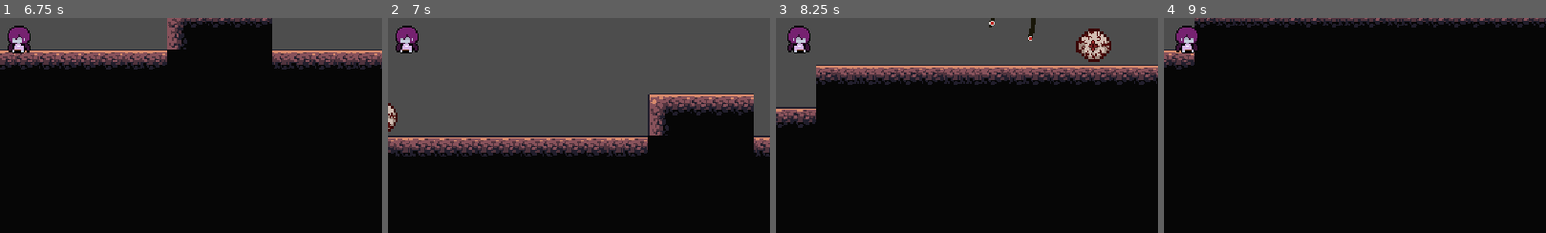
Above: before the commit, frames 1-4 (left to right).
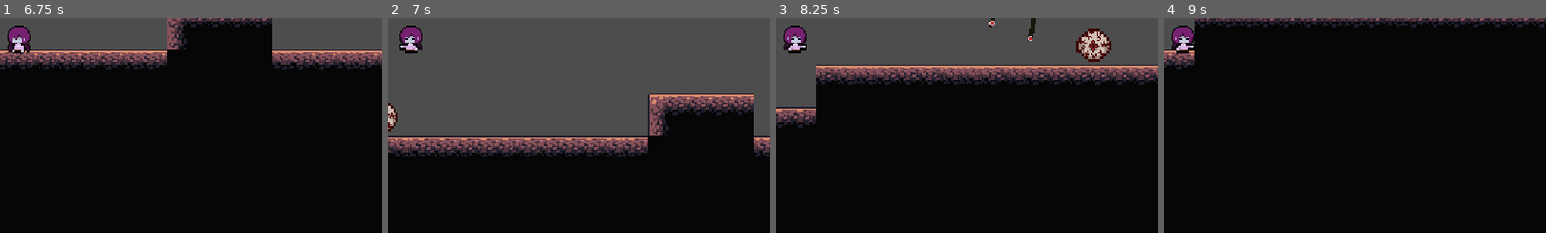
Above: after the commit, the same moments.

Repository: CindyNotaBot/IMGD1001
Game: Godot game, scene res://Scenes/splash_screen.tscn
The game is run twice, just before and just after one commit, with the same random seed, the same clock (stepped at 60 frames per second) and the same inputs. Sound files missing from this copy of the repository are replaced by a short silence.
Inputs (mouse positions are % of the whole screen's width and height, from its top left):
- Up to frame 1 (6.75 s): move the mouse to (72, 45) at 0.52 s; hold D (move right) 0.53-2.03 s; tap Q (attack, bound only after the commit) at 0.6, 1.55, 3.05, 3.6, 4.35 s; tap Space (jump) at 0.77, 0.8, 1.07, 1.35, 1.52, 1.82, 2.3, 3.02, 3.32, 3.77, 3.8, 4.07, 4.52, 4.82, 5.85 s; move the mouse to (30, 55) at 1.27 s; move the mouse to (60, 28) at 2.02 s; hold A (move left) 2.03-2.78 s; tap Shift (dash) at 2.1, 6.6 s; tap Enter at 2.75 s; move the mouse to (45, 70) at 2.77 s; hold D (move right) 2.78-4.28 s; click (45, 70) at 2.85 s; move the mouse to (80, 65) at 3.52 s; move the mouse to (20, 35) at 4.27 s; hold A (move left) 4.28-5 s; click "Start Game" at 5 s; move the mouse to (55, 50) at 5.77 s; hold D (move right) 5.78-6.53 s; move the mouse to (35, 25) at 6.52 s; hold A (move left) from 6.53 s (still down)
- Up to frame 2 (7 s): keep holding A (move left); tap Space (jump) at 6.77 s; tap Q (attack, bound only after the commit) at 6.8 s
- Up to frame 3 (8.25 s): tap Space (jump) at 7.07, 7.52, 7.55, 7.82 s; move the mouse to (72, 45) at 7.27 s; click (72, 45) at 7.35 s; move the mouse to (30, 55) at 8.02 s; release A (move left) at 8.03 s; hold D (move right) from 8.03 s (still down); tap Q (attack, bound only after the commit) at 8.1 s
- Up to frame 4 (9 s): keep holding D (move right); tap Space (jump) at 8.27, 8.57 s; move the mouse to (60, 28) at 8.77 s; tap Q (attack, bound only after the commit) at 8.85 s
The pictures show only the part of the screen within x 47-97%, y 50-100%; the shares and areas given below are measured in that part.

Frame 1 is identical in both runs. In frame 2, 0.5% of the frame differs, in the area x 2-9%, y 3-17%; in frame 3, 0.5%; in frame 4, 0.5%.
Error in both runs: Cannot call method 'play' on a null value. (res://Scenes/grapple_controller.gd:40)

Commit message:
added punching animation

Diff:
--- a/Scenes/dummy_character.tscn
+++ b/Scenes/dummy_character.tscn
@@ -3,7 +3,12 @@
 [ext_resource type="Texture2D" uid="uid://bgutgsqwfs0rx" path="res://Assets/character_sprite/idle1 (1).png" id="1_j5v4y"]
 [ext_resource type="Script" uid="uid://bpp0c41ihovmo" path="res://Scenes/original_character.gd" id="1_mhdur"]
 [ext_resource type="Texture2D" uid="uid://3woqy5jhhl7v" path="res://Assets/character_sprite/idle2.png" id="2_mhdur"]
+[ext_resource type="Texture2D" uid="uid://bfi72ureq62b4" path="res://Assets/character_sprite/punchattack.png" id="4_36xl2"]
 [ext_resource type="Script" uid="uid://ceegm00g5v0g2" path="res://Scenes/grapple_controller.gd" id="4_nca14"]
+
+[sub_resource type="AtlasTexture" id="AtlasTexture_ilfkq"]
+atlas = ExtResource("4_36xl2")
+region = Rect2(0, 0, 64, 43)
 
 [sub_resource type="AtlasTexture" id="AtlasTexture_j5v4y"]
 atlas = ExtResource("1_j5v4y")
@@ -19,6 +24,14 @@
 
 [sub_resource type="SpriteFrames" id="SpriteFrames_mhdur"]
 animations = [{
+"frames": [{
+"duration": 1.0,
+"texture": SubResource("AtlasTexture_ilfkq")
+}],
+"loop": true,
+"name": &"attack",
+"speed": 5.0
+}, {
 "frames": [{
 "duration": 1.0,
 "texture": SubResource("AtlasTexture_j5v4y")
@@ -51,7 +64,7 @@
 
 [node name="AnimatedSprite2D" type="AnimatedSprite2D" parent="." unique_id=422566991]
 sprite_frames = SubResource("SpriteFrames_mhdur")
-animation = &"idle"
+animation = &"attack"
 autoplay = "idle"
 
 [node name="CollisionShape2D" type="CollisionShape2D" parent="." unique_id=856022563]
@@ -94,4 +107,9 @@
 [node name="wall_slide_left_raycast" type="RayCast2D" parent="." unique_id=1267985423]
 target_position = Vector2(-9, 0)
 
+[node name="attack_timer" type="Timer" parent="." unique_id=1829935621]
+wait_time = 0.2
+one_shot = true
+
 [connection signal="timeout" from="dashTimer" to="." method="_on_dash_timer_timeout"]
+[connection signal="timeout" from="attack_timer" to="." method="_on_attack_timer_timeout"]
--- a/Scenes/original_character.gd
+++ b/Scenes/original_character.gd
@@ -13,12 +13,17 @@
 var is_dashing = false
 var dash_direction = 1.0
 
+var can_input = true
+var is_attacking = false
+
+
 @onready var animated_sprite: AnimatedSprite2D = $AnimatedSprite2D
 @onready var gc := $GrappleController
 @onready var player_raycast_right: RayCast2D = $player_raycast_right
 @onready var player_raycast_left: RayCast2D = $player_raycast_left
 @onready var wall_slide_left_raycast: RayCast2D = $wall_slide_left_raycast
 @onready var wall_slide_right_raycast: RayCast2D = $wall_slide_right_raycast
+@onready var attack_timer: Timer = $attack_timer
 
 func is_on_wall_left() -> bool:
 	if player_raycast_left.is_colliding() and not is_on_floor():
@@ -58,6 +63,12 @@
 		jumpCounter = MAX_JUMPS
 		velocity.y = JUMP_VELOCITY
 
+		# Handle attack
+	if Input.is_action_just_pressed("attack") and not is_attacking:
+		is_attacking= true
+		animated_sprite.play("attack")
+		attack_timer.start()
+
 	# Get the input directions: -1, 0, 1
 	var direction := Input.get_axis("move left", "move right")
 
@@ -94,7 +105,11 @@
 			dash_direction = -1.0 if animated_sprite.flip_h else 1.0
 
 	# Play animations
-	if is_on_floor():
+	if is_attacking:
+		pass
+
+	# Play animations
+	elif is_on_floor():
 		dash_limit = 1
 		if direction == 0:
 			animated_sprite.play("idle")
@@ -114,3 +129,9 @@
 
 func _on_dash_timer_timeout() -> void:
 	is_dashing = false
+
+
+
+
+func _on_attack_timer_timeout() -> void:
+	is_attacking = false
--- a/project.godot
+++ b/project.godot
@@ -56,6 +56,11 @@
 , Object(InputEventMouseButton,"resource_local_to_scene":false,"resource_name":"","device":-1,"window_id":0,"alt_presse …(250 unchanged characters)…
 ]
 }
+attack={
+"deadzone": 0.2,
+"events": [Object(InputEventKey,"resource_local_to_scene":false,"resource_name":"","device":-1,"window_id":0,"alt_pressed":false,"shift_pressed":false,"ctrl_pressed":false,"meta_pressed":false,"pressed":false,"keycode":0,"physical_keycode":81,"key_label":0,"unicode":113,"location":0,"echo":false,"script":null)
+]
+}
 
 [physics]
 
Binary file added: Assets/character_sprite/punchattack.png
Not shown, added: Assets/character_sprite/punchattack.png.import
